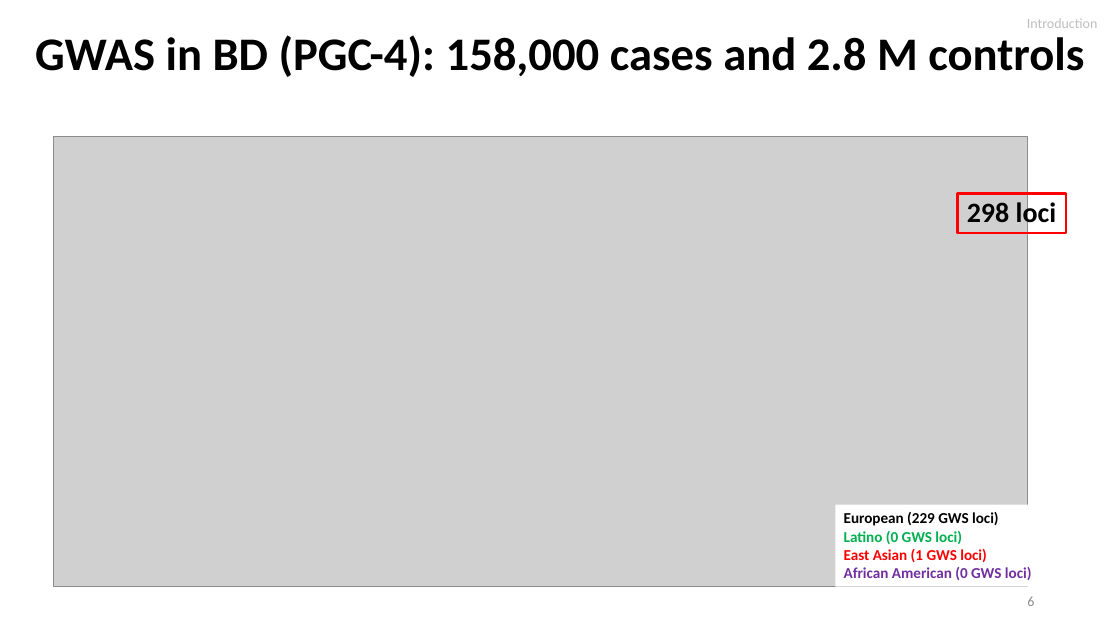
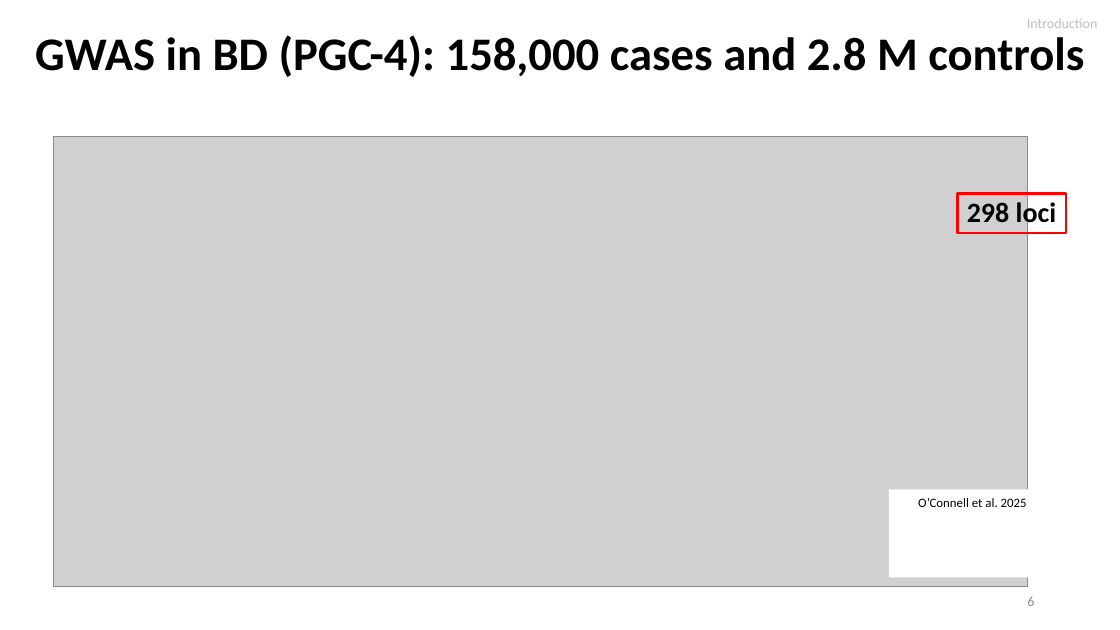
Before and after one commit to igarcia17/EHI_laterality, a slide deck: slide 6 of NorthSeaLateralityCongress_InesGarciaOrtiz.pptx. Drawn at 1120x630 pixels with LibreOffice and Linux fonts; fonts in the diff are those of the drawing; grey boxes stand for pictures. Boxes give left, top, right and bottom in pixels: in the first picture for what was removed or moved away, otherwise in the second. Text is boxed around its words. In the diff, an @@ line names an element or a change of style, - is before the commit and + after.

```diff
--- a/NorthSeaLateralityCongress_InesGarciaOrtiz.pptx
+++ b/NorthSeaLateralityCongress_InesGarciaOrtiz.pptx
@@ rectangle removed at (836,505,1051,587) @@
-European (229 GWS loci)
-Latino (0 GWS loci)
-East Asian (1 GWS loci)
-African American (0 GWS loci)
@@ rectangle added at (889,490,1043,578), fill #FFFFFF @@
@@ text added at (918,498,1027,507), 11 pt, text #000000 @@
+O’Connell et al. 2025
```
Also in this commit, not shown: 13 other slides changed, 1 slide removed.
